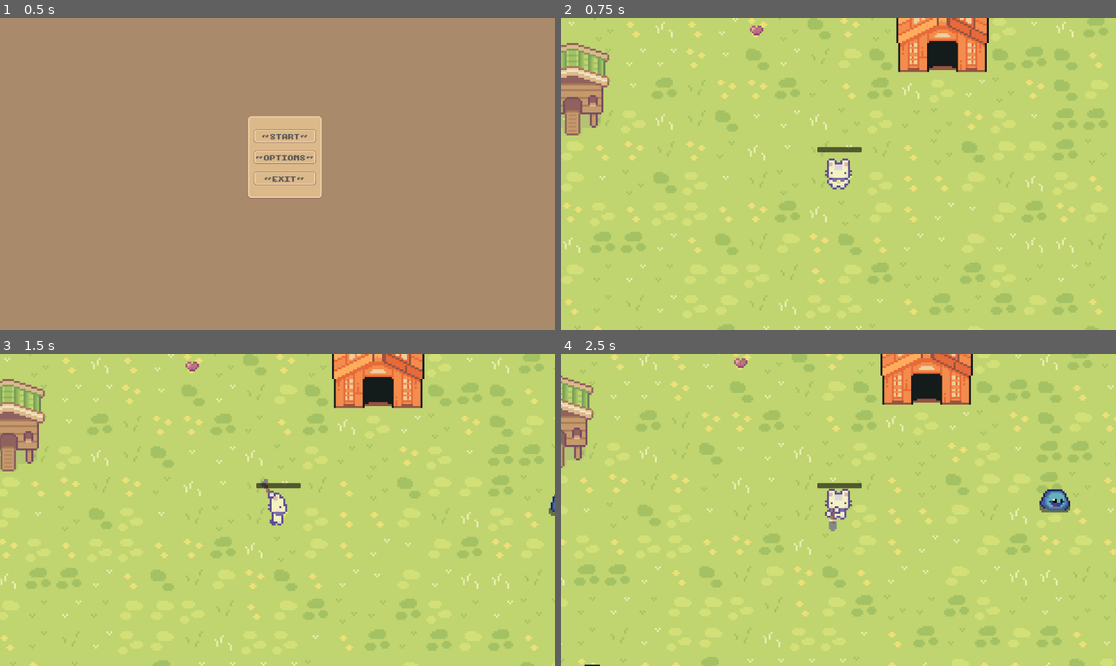
Above: before the commit, frames 1-4 (two rows, left to right).
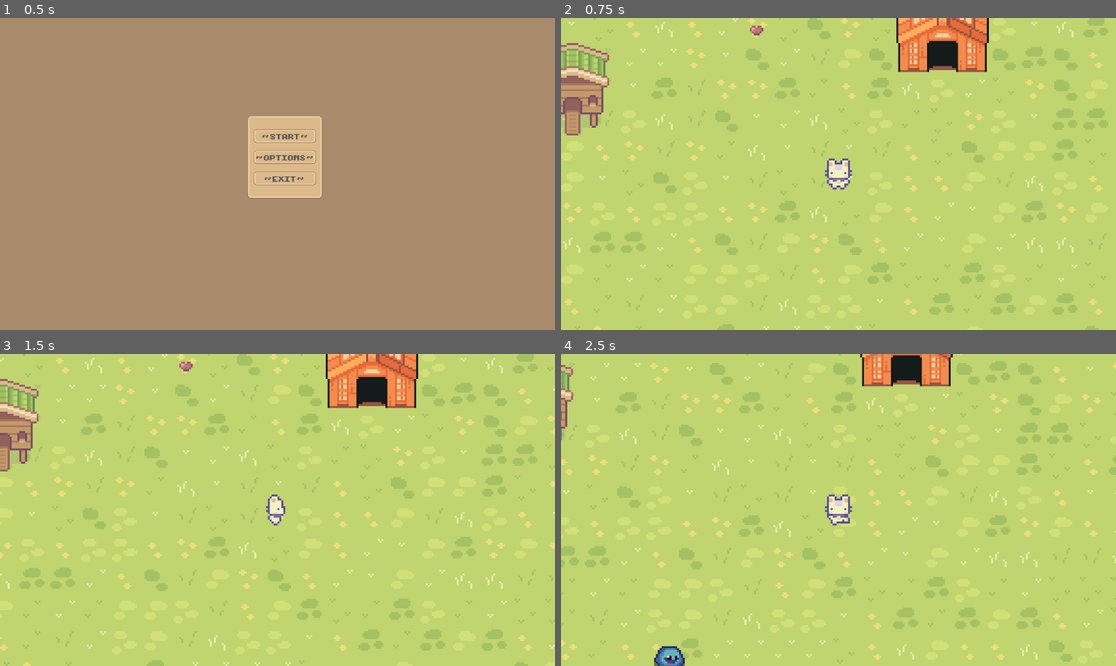
Above: after the commit, the same moments.

Repository: imlana21/top-down-game2
Game: Godot game, scene res://scene/menu/main/main.tscn
The game is run twice, just before and just after one commit, with the same random seed, the same clock (stepped at 60 frames per second) and the same inputs.
Inputs (mouse positions are in pixels of both pictures, inside the frame that each line leads up to):
- Up to frame 1 (0.5 s): no input
- Up to frame 2 (0.75 s): click "~ START ~" at 0.5 s
- Up to frame 3 (1.5 s): tap Enter at 1.25 s; move the mouse to (399, 494) at 1.27 s; hold D (walk_right) from 1.28 s (still down); click (399, 494) at 1.35 s
- Up to frame 4 (2.5 s): move the mouse to (727, 525) at 2.02 s; release D (walk_right) at 2.03 s; hold S (walk_down) from 2.03 s (still down); click (727, 525) at 2.1 s

Frame 1 is identical in both runs. In frame 2, 0.2% of the frame differs, in the area x 46-55%, y 41-44%; in frame 3, 12%; in frame 4, 17%, in the area x 0-100%, y 0-100%.

Commit message:
Add Fight scene

Diff:
--- a/project.godot
+++ b/project.godot
@@ -18,6 +18,7 @@
 [autoload]
 
 Autoload="*res://autoload.gd"
+CombatDetail="*res://scene/combat/combat_detail.gd"
 
 [input]
 
--- /dev/null
+++ b/scene/combat/battle_combat.gd
@@ -0,0 +1,57 @@
+extends Node2D
+
+@onready var player = preload("res://scene/player/player.tscn").instantiate()
+@onready var enemy = preload("res://scene/enemies/slime/slime.tscn").instantiate()
+@onready var player_node = $Character/PlayerMarker
+@onready var enemy_node = $Character/EnemyMarker
+@onready var player_bar = $HealthBar/Player/ProgressBar
+@onready var enemy_bar = $HealthBar/Enemy/ProgressBar2
+
+var characters: Array = []
+@export var turn_round = 10
+
+func _ready():
+	# Set attack to to prevent movement player
+	CombatDetail.is_attacking = true
+
+	# SetUp Battle Combat
+	characters.append(player)
+	characters.append(enemy)
+	call_character(player, player_node, player_bar)
+	call_character(enemy, enemy_node, enemy_bar)
+	generate_turn()
+
+func _process(delta):
+	player_bar.value = player.CHAR_DETAIL["curr_hp"]
+	enemy_bar.value = enemy.CHAR_DETAIL["curr_hp"]
+
+func call_character(char_instance, node, bar):
+	char_instance.scale = Vector2(7.0, 7.0)
+	node.add_child(char_instance)
+	# Set Bar
+	bar.max_value = char_instance.CHAR_DETAIL["max_hp"]
+	bar.min_value = 0
+
+func generate_turn():
+	# localization array
+	var characters = characters
+	characters.sort_custom(_compare_intiative_attack)
+
+	for char in characters:
+		take_damage(char)
+		await get_tree().create_timer(2).timeout
+		if char.CHAR_DETAIL["atk_speed"] >= 2 * characters[1 - characters.find(char)].CHAR_DETAIL["atk_speed"]:
+			take_damage(char)
+			await get_tree().create_timer(2).timeout
+
+func take_damage(char):
+	$Label.text = char.name + " Turn"
+	if 'enemy_name' in char.CHAR_DETAIL:
+		player.take_damage(char.CHAR_DETAIL["str"])
+		enemy.attacking()
+	else:
+		player.attacking()
+		enemy.take_damage(char.CHAR_DETAIL["str"])
+
+func _compare_intiative_attack(a, b):
+	return b.CHAR_DETAIL["atk_speed"] < a.CHAR_DETAIL["atk_speed"]
--- /dev/null
+++ b/scene/combat/battle_combat.tscn
@@ -0,0 +1,82 @@
+[gd_scene load_steps=3 format=3 uid="uid://mte06h2vchrw"]
+
+[ext_resource type="Script" path="res://scene/combat/battle_combat.gd" id="1_tnvye"]
+[ext_resource type="Theme" uid="uid://bnxyqifnolrd1" path="res://scene/combat/combat.tres" id="3_yrmua"]
+
+[node name="BattleCombat" type="Node2D"]
+process_mode = 1
+script = ExtResource("1_tnvye")
+
+[node name="ColorRect" type="ColorRect" parent="."]
+anchors_preset = 15
+anchor_right = 1.0
+anchor_bottom = 1.0
+offset_left = -10.0
+offset_right = 1157.0
+offset_bottom = 660.0
+grow_horizontal = 2
+grow_vertical = 2
+color = Color(0, 0, 0, 0.156863)
+
+[node name="Character" type="Node2D" parent="."]
+
+[node name="PlayerMarker" type="Node2D" parent="Character"]
+position = Vector2(250, 326)
+
+[node name="EnemyMarker" type="Node2D" parent="Character"]
+position = Vector2(894, 326)
+
+[node name="HealthBar" type="Node2D" parent="."]
+
+[node name="Player" type="Node2D" parent="HealthBar"]
+
+[node name="Label" type="Label" parent="HealthBar/Player"]
+offset_left = 55.0
+offset_top = 540.0
+offset_right = 129.0
+offset_bottom = 567.0
+theme = ExtResource("3_yrmua")
+text = "Player"
+
+[node name="ProgressBar" type="ProgressBar" parent="HealthBar/Player"]
+offset_left = 51.0
+offset_top = 570.0
+offset_right = 528.0
+offset_bottom = 630.0
+rounded = true
+show_percentage = false
+
+[node name="Label3" type="Label" parent="HealthBar"]
+offset_left = 542.0
+offset_top = 565.0
+offset_right = 615.0
+offset_bottom = 624.0
+theme = ExtResource("3_yrmua")
+theme_override_font_sizes/font_size = 44
+text = "VS"
+horizontal_alignment = 1
+vertical_alignment = 1
+
+[node name="Enemy" type="Node2D" parent="HealthBar"]
+
+[node name="Label2" type="Label" parent="HealthBar/Enemy"]
+offset_left = 633.0
+offset_top = 539.0
+offset_right = 766.0
+offset_bottom = 566.0
+theme = ExtResource("3_yrmua")
+text = "Enemy Slime"
+
+[node name="ProgressBar2" type="ProgressBar" parent="HealthBar/Enemy"]
+offset_left = 627.0
+offset_top = 570.0
+offset_right = 1104.0
+offset_bottom = 630.0
+show_percentage = false
+
+[node name="Label" type="Label" parent="."]
+offset_left = 511.0
+offset_top = 30.0
+offset_right = 657.0
+offset_bottom = 57.0
+theme = ExtResource("3_yrmua")
--- /dev/null
+++ b/scene/combat/combat.tres
@@ -0,0 +1,18 @@
+[gd_resource type="Theme" load_steps=3 format=3 uid="uid://bnxyqifnolrd1"]
+
+[ext_resource type="FontFile" uid="uid://b2faembn2nemy" path="res://assets/UI/Font/NormalFont.ttf" id="1_lqss3"]
+
+[sub_resource type="StyleBoxEmpty" id="StyleBoxEmpty_ubk3y"]
+
+[resource]
+Label/colors/font_color = Color(1, 1, 1, 1)
+Label/colors/font_outline_color = Color(1, 1, 1, 1)
+Label/colors/font_shadow_color = Color(0, 0, 0, 0)
+Label/constants/line_spacing = 3
+Label/constants/outline_size = 0
+Label/constants/shadow_offset_x = 1
+Label/constants/shadow_offset_y = 1
+Label/constants/shadow_outline_size = 1
+Label/font_sizes/font_size = 19
+Label/fonts/font = ExtResource("1_lqss3")
+Label/styles/normal = SubResource("StyleBoxEmpty_ubk3y")
--- /dev/null
+++ b/scene/combat/combat_detail.gd
@@ -0,0 +1,14 @@
+extends Node
+
+var player_detail: set = set_player_detail
+var enemy_detail: set = set_enemy_detail
+var is_attacking = false
+
+func set_player_detail(val):
+	player_detail = val
+
+func set_enemy_detail(val):
+	enemy_detail = val
+
+func set_is_attacking(val):
+	is_attacking = val
--- a/scene/curent_scene.gd
+++ /dev/null
@@ -1 +0,0 @@
-extends Node2D
--- a/scene/enemies/slime/slime.gd
+++ b/scene/enemies/slime/slime.gd
@@ -1,49 +1,47 @@
 extends CharacterBody2D
+
+var CHAR_DETAIL = {
+	"enemy_name": "slime",
+	"atk_speed": 0.3,
+	"max_hp": 30,
+	"curr_hp": 30,
+	"luk": 0.5,
+	"def": 1,
+	"str": 1
+}
 
 @export var SPEED = 700
 @onready var nav_agent: NavigationAgent2D = $Node2D/SlimeNavigation
 
-var player = null
-var flee_distance = 50
-var direction = 1
+var target_node = null
+
+signal change_attack
 
 func _ready():
 	nav_agent.path_desired_distance = 4
 	nav_agent.target_desired_distance = 4
-	$Node2D/ReCalcTimer.wait_time = 2
-	#
+
 func _physics_process(delta):
-	if nav_agent.is_navigation_finished():
+	if nav_agent.is_navigation_finished() or CombatDetail.is_attacking:
 		return
 
-	if player == null:
-		position.x += direction * 0.5
-	else:
-		var axis = to_local(nav_agent.get_next_path_position()).normalized()
-		velocity = axis * SPEED * delta
-		move_and_slide()
+	var axis = to_local(nav_agent.get_next_path_position()).normalized()
+	nav_agent.set_velocity(axis * SPEED * delta)
 #
 func _on_re_calc_timer_timeout():
-	if player == null:
-		make_enemy_move_random()
-	else:
-		make_enemy_avoid_player()
-
-func make_enemy_avoid_player():
-	var direction_to_player = player.get_global_position() - get_global_position()
-	var flee_position = get_global_position() - (direction_to_player.normalized() * flee_distance)
-
-	nav_agent.target_position = flee_position
-
-func make_enemy_move_random():
-	direction = direction * -1
+	if target_node:
+		nav_agent.target_position = target_node.global_position
 
 func _on_player_detector_body_entered(body):
-	if body.is_in_group("player"):
-		player = body
-		$Node2D/ReCalcTimer.wait_time = 0.1
+	if body.is_in_group("player") and CombatDetail.is_attacking == false:
+		target_node = body
 
-func _on_player_detector_body_exited(body):
-	if body.is_in_group("player"):
-		player = null
-		$Node2D/ReCalcTimer.wait_time = 2
+func _on_slime_navigation_velocity_computed(safe_velocity):
+	velocity = safe_velocity
+	move_and_slide()
+
+func take_damage(str):
+	CHAR_DETAIL["curr_hp"] = CHAR_DETAIL["curr_hp"] - str
+
+func attacking():
+	change_attack.emit()
--- a/scene/enemies/slime/slime.tscn
+++ b/scene/enemies/slime/slime.tscn
@@ -108,7 +108,7 @@
 "duration": 1.0,
 "texture": SubResource("AtlasTexture_8wlel")
 }],
-"loop": true,
+"loop": false,
 "name": &"attack",
 "speed": 5.0
 }, {
@@ -122,7 +122,7 @@
 "duration": 1.0,
 "texture": SubResource("AtlasTexture_2ku0h")
 }],
-"loop": true,
+"loop": false,
 "name": &"get_attack",
 "speed": 5.0
 }, {
@@ -139,7 +139,7 @@
 "duration": 1.0,
 "texture": SubResource("AtlasTexture_4lx56")
 }],
-"loop": true,
+"loop": false,
 "name": &"idle",
 "speed": 5.0
 }, {
@@ -162,7 +162,7 @@
 "duration": 1.0,
 "texture": SubResource("AtlasTexture_bvbbx")
 }],
-"loop": true,
+"loop": false,
 "name": &"walk",
 "speed": 5.0
 }]
@@ -196,6 +196,7 @@
 avoidance_enabled = true
 radius = 100.0
 neighbor_distance = 40.0
+debug_enabled = true
 debug_path_custom_color = Color(0.997161, 0.46071, 0.517231, 1)
 
 [node name="ReCalcTimer" type="Timer" parent="Node2D"]
@@ -209,7 +210,10 @@
 [node name="CollisionShape2D" type="CollisionShape2D" parent="PlayerDetector"]
 shape = SubResource("CircleShape2D_0wdlx")
 
+[connection signal="change_attack" from="." to="SlimeSprite" method="_on_slime_change_attack"]
+[connection signal="animation_finished" from="SlimeSprite" to="SlimeSprite" method="_on_animation_finished"]
 [connection signal="navigation_finished" from="Node2D/SlimeNavigation" to="." method="_on_slime_navigation_navigation_finished"]
+[connection signal="velocity_computed" from="Node2D/SlimeNavigation" to="." method="_on_slime_navigation_velocity_computed"]
 [connection signal="timeout" from="Node2D/ReCalcTimer" to="." method="_on_re_calc_timer_timeout"]
 [connection signal="body_entered" from="PlayerDetector" to="." method="_on_player_detector_body_entered"]
 [connection signal="body_exited" from="PlayerDetector" to="." method="_on_player_detector_body_exited"]
--- /dev/null
+++ b/scene/enemies/slime/slime_avoid_player.gd
@@ -0,0 +1,49 @@
+extends CharacterBody2D
+
+@export var SPEED = 700
+@onready var nav_agent: NavigationAgent2D = $Node2D/SlimeNavigation
+
+var player = null
+var flee_distance = 50
+var direction = 1
+
+func _ready():
+	nav_agent.path_desired_distance = 4
+	nav_agent.target_desired_distance = 4
+	$Node2D/ReCalcTimer.wait_time = 2
+	#
+func _physics_process(delta):
+	if nav_agent.is_navigation_finished():
+		return
+
+	if player == null:
+		position.x += direction * 0.5
+	else:
+		var axis = to_local(nav_agent.get_next_path_position()).normalized()
+		velocity = axis * SPEED * delta
+		move_and_slide()
+#
+func _on_re_calc_timer_timeout():
+	if player == null:
+		make_enemy_move_random()
+	else:
+		make_enemy_avoid_player()
+
+func make_enemy_avoid_player():
+	var direction_to_player = player.get_global_position() - get_global_position()
+	var flee_position = get_global_position() - (direction_to_player.normalized() * flee_distance)
+
+	nav_agent.target_position = flee_position
+
+func make_enemy_move_random():
+	direction = direction * -1
+
+func _on_player_detector_body_entered(body):
+	if body.is_in_group("player"):
+		player = body
+		$Node2D/ReCalcTimer.wait_time = 0.1
+
+func _on_player_detector_body_exited(body):
+	if body.is_in_group("player"):
+		player = null
+		$Node2D/ReCalcTimer.wait_time = 2
--- a/scene/enemies/slime/slime_follow_player.gd
+++ /dev/null
@@ -1,37 +0,0 @@
-extends CharacterBody2D
-
-@export var SPEED = 700
-@onready var nav_agent: NavigationAgent2D = $Node2D/SlimeNavigation
-
-var target_node = null
-#var home_node = null
-
-func _ready():
-	#home_node = get_global_position()
-	#target_node = Autoload.player
-	#
-	nav_agent.path_desired_distance = 4
-	nav_agent.target_desired_distance = 4
-	#
-func _physics_process(delta):
-	if nav_agent.is_navigation_finished():
-		return
-
-	var axis = to_local(nav_agent.get_next_path_position()).normalized()
-	#velocity = axis * SPEED * delta
-	nav_agent.set_velocity(axis * SPEED * delta)
-	#move_and_slide()
-#
-func _on_re_calc_timer_timeout():
-	if target_node:
-		nav_agent.target_position = target_node.global_position
-	#else:
-		#nav_agent.target_position = home_node
-
-func _on_player_detector_body_entered(body):
-	if body.is_in_group("player"):
-		target_node = body
-
-func _on_slime_navigation_velocity_computed(safe_velocity):
-	velocity = safe_velocity
-	move_and_slide()
--- a/scene/enemies/slime/slime_sprite.gd
+++ b/scene/enemies/slime/slime_sprite.gd
@@ -1,7 +1,24 @@
 extends AnimatedSprite2D
 
+var sprite_action = "idle": set = set_sprite_action
+
 func _ready():
-	play("idle")
+	sprite_action = "idle"
 
-func _on_slime_enemy_animation():
-	play("idle")
+func play_animation():
+	if CombatDetail.is_attacking:
+		play(sprite_action)
+		flip_h = true
+	else:
+		play("idle")
+		flip_h = false
+
+func set_sprite_action(val):
+	sprite_action = val
+	play_animation()
+
+func _on_slime_change_attack():
+	sprite_action = "attack"
+
+func _on_animation_finished():
+	sprite_action = "idle"
--- a/scene/menu/pause/pause.gd
+++ b/scene/menu/pause/pause.gd
@@ -1,7 +1,8 @@
 extends Control
 
 func _on_exit_btn_pressed():
-	get_tree().quit()
+	#get_tree().quit()
+	print(get_tree())
 
 func _on_start_btn_pressed():
 	Autoload.toggle_pause()
--- a/scene/player/HealtBar.gd
+++ /dev/null
@@ -1,14 +0,0 @@
-extends ProgressBar
-
-const MAX_VALUE = 100
-const MIN_VALUE = 0
-
-func _ready():
-	max_value = MAX_VALUE
-	min_value = MIN_VALUE
-
-func _on_player_sprite_player_idle():
-	pass
-
-func _on_player_sprite_player_move():
-	pass
--- a/scene/player/player.gd
+++ b/scene/player/player.gd
@@ -1,27 +1,32 @@
 extends CharacterBody2D
 
 const PLAYER_SPEED = 1500
+var CHAR_DETAIL = {
+	"atk_speed": 0.6,
+	"max_hp": 50,
+	"curr_hp": 50,
+	"luk": 0.5,
+	"def": 1,
+	"str": 3
+}
 
 signal change_direction
 signal change_velocity
+signal start_combat
 signal change_attack
 
 func _init():
 	Autoload.player = self
 
-func _process(delta):
-	# Stop walk while player attack
-	if Autoload.is_attacking:
-		return
-
 func _physics_process(delta):
-	if Autoload.is_attacking == false:
+	if CombatDetail.is_attacking == false:
 		walk(delta)
 
 func _input(event):
 	if event is InputEventKey and event.pressed:
 		change_direction.emit(get_axis_input())
-	elif event is InputEventMouseButton and event.pressed:
+
+	if event is InputEventMouseButton and event.pressed:
 		change_attack.emit(Autoload.deg_mouse_position(self))
 
 # if WASD pressed, read as vector
@@ -37,3 +42,17 @@
 	set_velocity(walk_movement * PLAYER_SPEED * delta)
 	change_velocity.emit(velocity.length())
 	move_and_slide()
+
+func _on_enemy_detector_body_entered(body):
+	if CombatDetail.is_attacking == false:
+		CombatDetail.enemy_detail = body.CHAR_DETAIL
+		CombatDetail.player_detail = CHAR_DETAIL
+		CombatDetail.is_attacking = true
+
+		start_combat.emit()
+
+func take_damage(str):
+	CHAR_DETAIL["curr_hp"] = CHAR_DETAIL["curr_hp"] - str
+
+func attacking():
+	change_attack.emit()
--- a/scene/player/player.tscn
+++ b/scene/player/player.tscn
@@ -4,7 +4,6 @@
 [ext_resource type="Script" path="res://scene/player/player.gd" id="1_ipdf2"]
 [ext_resource type="Texture2D" uid="uid://jtoc0ua8ft8r" path="res://assets/Characters/Basic Charakter Spritesheet.png" id="2_bem04"]
 [ext_resource type="Script" path="res://scene/player/player_sprite.gd" id="4_jkodp"]
-[ext_resource type="Script" path="res://scene/player/HealtBar.gd" id="5_tgfl0"]
 
 [sub_resource type="AtlasTexture" id="AtlasTexture_3vmh1"]
 atlas = ExtResource("1_d8pbi")
@@ -296,6 +295,9 @@
 [sub_resource type="CapsuleShape2D" id="CapsuleShape2D_pb0ky"]
 radius = 5.0
 height = 16.0
+
+[sub_resource type="CircleShape2D" id="CircleShape2D_3t38j"]
+radius = 18.2483
 
 [node name="Player" type="CharacterBody2D" groups=["player"]]
 collision_layer = 2
@@ -310,26 +312,15 @@
 [node name="PlayerCollision" type="CollisionShape2D" parent="."]
 shape = SubResource("CapsuleShape2D_pb0ky")
 
-[node name="HealtBar" type="ProgressBar" parent="."]
-self_modulate = Color(0, 0.00392157, 0, 1)
-anchors_preset = 5
-anchor_left = 0.5
-anchor_right = 0.5
-offset_left = -11.0
-offset_top = -14.0
-offset_right = 219.0
-offset_bottom = 13.0
-grow_horizontal = 2
-scale = Vector2(0.1, 0.1)
-step = 1.0
-value = 100.0
-rounded = true
-show_percentage = false
-script = ExtResource("5_tgfl0")
+[node name="EnemyDetector" type="Area2D" parent="."]
+collision_layer = 2
+collision_mask = 4
+
+[node name="CollisionShape2D" type="CollisionShape2D" parent="EnemyDetector"]
+shape = SubResource("CircleShape2D_3t38j")
 
 [connection signal="change_attack" from="." to="PlayerSprite" method="_on_player_change_attack"]
 [connection signal="change_direction" from="." to="PlayerSprite" method="_on_player_change_direction"]
 [connection signal="change_velocity" from="." to="PlayerSprite" method="_on_player_change_velocity"]
 [connection signal="animation_finished" from="PlayerSprite" to="PlayerSprite" method="_on_animation_finished"]
-[connection signal="player_idle" from="PlayerSprite" to="HealtBar" method="_on_player_sprite_player_idle"]
-[connection signal="player_move" from="PlayerSprite" to="HealtBar" method="_on_player_sprite_player_move"]
+[connection signal="body_entered" from="EnemyDetector" to="." method="_on_enemy_detector_body_entered"]
--- a/scene/player/player_sprite.gd
+++ b/scene/player/player_sprite.gd
@@ -5,6 +5,10 @@
 
 signal player_move
 signal player_idle
+
+func _ready():
+	if CombatDetail.is_attacking:
+		play("idle_right")
 
 # Convert vector to get player direction
 func _on_player_change_direction(vector):
@@ -19,17 +23,17 @@
 		sprite_action = "idle"
 		player_idle.emit()
 
-func _on_player_change_attack(body):
-	Autoload.is_attacking = true
+func _on_player_change_attack():
 	sprite_action = "attack"
 
 func _on_animation_finished():
-	if sprite_action == "attack":
-		Autoload.is_attacking = false
-		sprite_action = "idle"
+	sprite_action = "idle"
 
 func play_animation():
-	play(sprite_action + "_" + sprite_direction)
+	if CombatDetail.is_attacking:
+		play(sprite_action + "_" + "right")
+	else:
+		play(sprite_action + "_" + sprite_direction)
 
 func set_sprite_direction(val):
 	sprite_direction = val
--- a/scene/player/screen/screen.gd
+++ b/scene/player/screen/screen.gd
@@ -1,5 +1,10 @@
 extends Node2D
+
+signal start_combat
 
 func _process(delta):
 	# Move Camera position to follow user
 	$Camera2D.position = $Player.position
+
+func _on_player_start_combat():
+	start_combat.emit()
--- a/scene/player/screen/screen.tscn
+++ b/scene/player/screen/screen.tscn
@@ -10,3 +10,5 @@
 zoom = Vector2(4, 4)
 
 [node name="Player" parent="." instance=ExtResource("1_ch7dy")]
+
+[connection signal="start_combat" from="Player" to="." method="_on_player_start_combat"]
--- a/scene/rooms/home/kitchen.tscn
+++ b/scene/rooms/home/kitchen.tscn
@@ -5,7 +5,7 @@
 [ext_resource type="Texture2D" uid="uid://d1pt7v7oiayyy" path="res://assets/Tilesets/Wooden House.png" id="2_sb4pq"]
 [ext_resource type="Texture2D" uid="uid://bav3g3p0dindl" path="res://assets/Tilesets/TilesetInterior.png" id="3_jqcwi"]
 [ext_resource type="Texture2D" uid="uid://jgixfnu4f6mk" path="res://assets/Tilesets/TilesetWallSimple.png" id="4_aa7vl"]
-[ext_resource type="PackedScene" uid="uid://nmtmi2fu0gk6" path="res://scene/character/player/screen/screen.tscn" id="5_4oenq"]
+[ext_resource type="PackedScene" uid="uid://nmtmi2fu0gk6" path="res://scene/player/screen/screen.tscn" id="5_4oenq"]
 
 [sub_resource type="TileSetAtlasSource" id="TileSetAtlasSource_xab88"]
 texture = ExtResource("1_n5bwf")
@@ -2297,6 +2297,7 @@
 size = Vector2(14, 15)
 
 [node name="Kitchen" type="Node2D"]
+process_mode = 1
 script = ExtResource("1_poxyg")
 
 [node name="Background" type="TileMap" parent="."]
--- a/scene/rooms/home/living_room.tscn
+++ b/scene/rooms/home/living_room.tscn
@@ -5,7 +5,7 @@
 [ext_resource type="Texture2D" uid="uid://d1pt7v7oiayyy" path="res://assets/Tilesets/Wooden House.png" id="2_x3ifw"]
 [ext_resource type="Texture2D" uid="uid://bav3g3p0dindl" path="res://assets/Tilesets/TilesetInterior.png" id="3_ejd7d"]
 [ext_resource type="Texture2D" uid="uid://jgixfnu4f6mk" path="res://assets/Tilesets/TilesetWallSimple.png" id="4_y2cua"]
-[ext_resource type="PackedScene" uid="uid://nmtmi2fu0gk6" path="res://scene/character/player/screen/screen.tscn" id="5_v3dsk"]
+[ext_resource type="PackedScene" uid="uid://nmtmi2fu0gk6" path="res://scene/player/screen/screen.tscn" id="5_v3dsk"]
 
 [sub_resource type="TileSetAtlasSource" id="TileSetAtlasSource_xab88"]
 texture = ExtResource("1_lpncu")
@@ -2300,6 +2300,7 @@
 size = Vector2(14, 11)
 
 [node name="LivingRoom" type="Node2D"]
+process_mode = 1
 script = ExtResource("1_giiyw")
 
 [node name="Background" type="TileMap" parent="."]
--- a/scene/rooms/world.gd
+++ b/scene/rooms/world.gd
@@ -2,21 +2,21 @@
 
 signal change_scene
 signal play_transition
+signal start_combat
 
 func _init():
 	Autoload.world = self
-
-func _ready():
-	$Pause.hide()
-
-func _process(delta):
-	$Pause.position = $Screen/Player.get_global_position()
-
-	if Input.is_action_just_pressed("pause"):
-		Autoload.pause_game($Pause)
+	#
+#func _process(delta):
+	#if Input.is_action_just_pressed("pause"):
+		#Autoload.pause_game($Pause)
+	#$Pause.position = $Screen/Player.get_global_position()
 
 func _on_door_area_body_entered(body):
 	var next_path = 'res://scene/rooms/home/living_room.tscn'
 	var current_scene = self
 
 	change_scene.emit(next_path, current_scene)
+
+func _on_player_start_combat():
+	start_combat.emit(self)
--- a/scene/rooms/world.tscn
+++ b/scene/rooms/world.tscn
@@ -11,7 +11,6 @@
 [ext_resource type="Texture2D" uid="uid://jw7o31p08boe" path="res://assets/Objects/Free_Chicken_House.png" id="9_6oglp"]
 [ext_resource type="Texture2D" uid="uid://dhu6tdggmqa4l" path="res://assets/Objects/TilesetHouse.png" id="10_nvyyn"]
 [ext_resource type="PackedScene" uid="uid://c33irnw324lml" path="res://scene/enemies/slime/slime.tscn" id="11_fljeq"]
-[ext_resource type="PackedScene" uid="uid://dxlnecjp8nhas" path="res://scene/menu/pause/pause.tscn" id="12_0alcc"]
 [ext_resource type="PackedScene" uid="uid://nmtmi2fu0gk6" path="res://scene/player/screen/screen.tscn" id="12_x1sqv"]
 
 [sub_resource type="TileMapPattern" id="TileMapPattern_tvqbc"]
@@ -2804,15 +2803,19 @@
 
 [node name="Slime" parent="." instance=ExtResource("11_fljeq")]
 position = Vector2(141, 234)
+up_direction = Vector2(0.986548, -0.163471)
 
 [node name="Slime2" parent="." instance=ExtResource("11_fljeq")]
 position = Vector2(381, 143)
+up_direction = Vector2(0.986548, -0.163471)
 
 [node name="Slime3" parent="." instance=ExtResource("11_fljeq")]
 position = Vector2(328, 341)
+up_direction = Vector2(0.986548, -0.163471)
 
 [node name="Slime4" parent="." instance=ExtResource("11_fljeq")]
 position = Vector2(130, 453)
+up_direction = Vector2(0.986548, -0.163471)
 
 [node name="DoorArea" type="Area2D" parent="."]
 visible = false
@@ -2822,15 +2825,5 @@
 position = Vector2(264, 87)
 shape = SubResource("RectangleShape2D_qlerh")
 
-[node name="Pause" parent="." instance=ExtResource("12_0alcc")]
-process_mode = 2
-visible = false
-anchors_preset = -1
-anchor_left = 0.5
-anchor_right = 0.5
-anchor_bottom = 0.5
-grow_horizontal = 2
-grow_vertical = 2
-scale = Vector2(0.5, 0.5)
-
+[connection signal="start_combat" from="Screen" to="." method="_on_player_start_combat"]
 [connection signal="body_entered" from="DoorArea" to="." method="_on_door_area_body_entered"]
--- a/scene/scene_manager.gd
+++ b/scene/scene_manager.gd
@@ -4,6 +4,7 @@
 var current_scene = null
 
 @onready var anim_trans = $ScreenTransition/AnimationTransition
+@onready var combat_scene = preload("res://scene/combat/battle_combat.tscn")
 
 func _on_change_scene(next_path, current):
 	next_scene = load(next_path).instantiate()
@@ -11,12 +12,17 @@
 	current_scene = current
 	anim_trans.play("fade_in")
 
+func _on_player_start_combat(current_world):
+	current_scene = current_world
+	next_scene = combat_scene.instantiate()
+	anim_trans.play("fade_in")
+
 func _on_animation_transition_finished(anim_name):
 	match anim_name:
 		"fade_in":
-			add_child(next_scene)
 			current_scene.queue_free()
 			anim_trans.play("fade_out")
 		"fade_out":
+			add_child(next_scene)
 			current_scene = next_scene
 			next_scene = null
--- a/scene/scene_manager.tscn
+++ b/scene/scene_manager.tscn
@@ -2,7 +2,6 @@
 
 [ext_resource type="PackedScene" uid="uid://dwki8cn7xuhuy" path="res://scene/rooms/world.tscn" id="1_dlu8p"]
 [ext_resource type="Script" path="res://scene/scene_manager.gd" id="1_qod2y"]
-[ext_resource type="Script" path="res://scene/curent_scene.gd" id="2_oco53"]
 
 [sub_resource type="Animation" id="Animation_ys5mu"]
 length = 0.001
@@ -58,10 +57,15 @@
 "fade_out": SubResource("Animation_ovb1h")
 }
 
+[sub_resource type="GDScript" id="GDScript_xhfc4"]
+script/source = "extends Node2D
+"
+
 [node name="SceneManager" type="Node2D"]
 script = ExtResource("1_qod2y")
 
 [node name="ScreenTransition" type="CanvasLayer" parent="."]
+process_mode = 1
 
 [node name="ColorTransition" type="ColorRect" parent="ScreenTransition"]
 z_as_relative = false
@@ -82,9 +86,10 @@
 
 [node name="CurrentScene" type="Node2D" parent="."]
 z_index = 1
-script = ExtResource("2_oco53")
+script = SubResource("GDScript_xhfc4")
 
 [node name="World" parent="CurrentScene" instance=ExtResource("1_dlu8p")]
 
 [connection signal="animation_finished" from="ScreenTransition/AnimationTransition" to="." method="_on_animation_transition_finished"]
 [connection signal="change_scene" from="CurrentScene/World" to="." method="_on_change_scene"]
+[connection signal="start_combat" from="CurrentScene/World" to="." method="_on_player_start_combat"]
Not shown: 1 places in scene/rooms/world.tscn that only renumber resources
